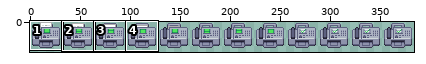
Edited in one commit: sprite sheet (Resources/Textures/Structures/Machines/fax_machine.rsi/inserting.png). Above: a wide view before the commit, with the close-up outlined.
Close-up. Earlier state:
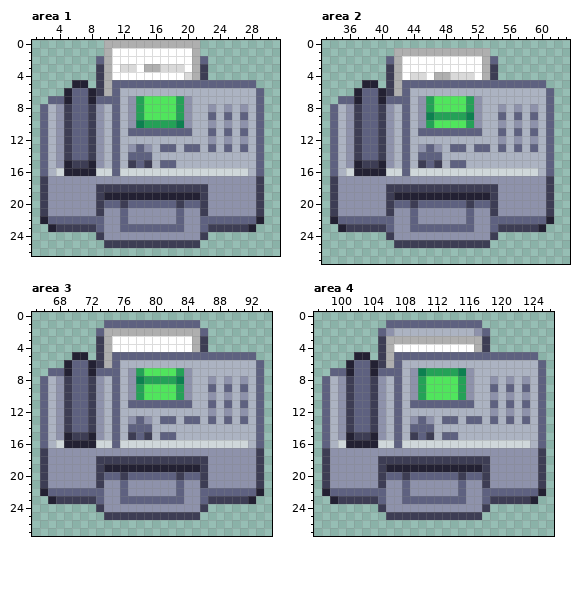
The file is 384x32 pixels. Shown: area 1: x 1..31, y 0..26; area 2: x 33..63, y 0..27; area 3: x 65..94, y 0..27; area 4: x 97..126, y 0..27. The wide view leaves out empty margins. The commit also changed other parts of the picture, which this record leaves out.
Now the later version:
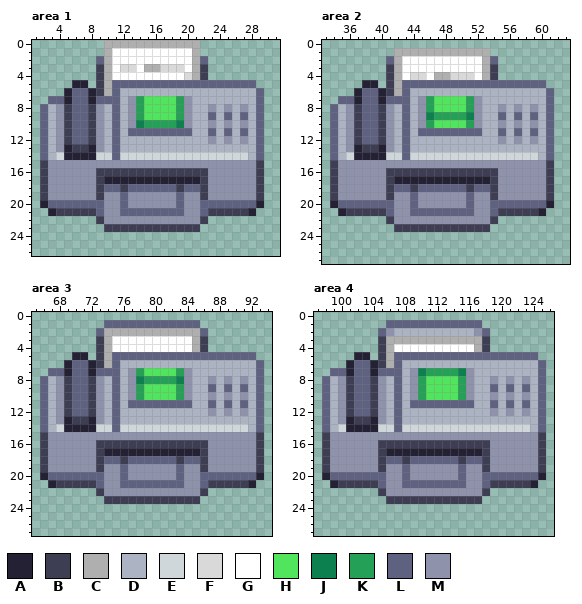
Palette (. is transparent): A #232133  B #3d3d54  C #afafaf  D #acb3c2  E #cfd7da  F #d9d9d9  G #ffffff  H #50e55d  J #0d8050  K #24a157  L #5e6180  M #8e92ab
Changes in this commit:
Area 1:
y 13: x 5..8 BLLB -> ABBA; x 13..15 MLM -> DDD; x 17..18 LL -> DD; x 20..21 LL -> DD; x 23 L -> D; x 25 L -> D; x 27 L -> D
y 14: x 4..10 MBLLBMD -> EAAAAEE; x 12..27 DLLLDDDDDDDDDDDD -> EEEEEEEEEEEEEEEE
y 15: x 2..3 LD -> BM; x 5..8 ABBA -> MMMM; x 10..29 DLDBLBDLLDDDDDDDDDDL -> MMMMMMMMMMMMMMMMMMMB
y 16: x 2..29 LDEAAAAEELEEEEEEEEEEEEEEEEDL -> BMMMMMMBBBBBBBBBBBBBBMMMMMMB
y 17: x 9..22 MMMMMMMMMMMMMM -> BAAAAAAAAAAAAB
y 18: x 10..11 BB -> LL; x 13..18 BBBBBB -> LLLLLL; x 20..21 BB -> LL
y 19: x 10..21 AAAAAAAAAAAA -> MMLMMMMMMLMM
y 20: x 2..29 BMMMMMMBLLBLLLLLLBLLBMMMMMMB -> ALLLLLLLMMLMMMMMMLMMLLLLLLLA
y 21: x 2..9 BMMMMMMB -> .ABBBBBL; x 13..18 MMMMMM -> LLLLLL; x 22..29 BMMMMMMB -> LBBBBBA.
y 22: x 2..9 ALLLLLLL -> .......B; x 12 L -> M; x 19 L -> M; x 22..29 LLLLLLLA -> B.......
y 23: x 3..28 ABBBBBLMMLLLLLLLLMMLBBBBBA -> .......BBBBBBBBBBBB.......
y 24: x 9..22 BMMMMMMMMMMMMB -> ..............
y 25: x 10..21 BBBBBBBBBBBB -> ............
Area 2:
y 13: x 37..40 BLLB -> ABBA; x 45..47 MLM -> DDD; x 49..50 LL -> DD; x 52..53 LL -> DD; x 55 L -> D; x 57 L -> D; x 59 L -> D
y 14: x 36..42 MBLLBMD -> EAAAAEE; x 44..59 DLLLDDDDDDDDDDDD -> EEEEEEEEEEEEEEEE
y 15: x 34..35 LD -> BM; x 37..40 ABBA -> MMMM; x 42..61 DLDBLBDLLDDDDDDDDDDL -> MMMMMMMMMMMMMMMMMMMB
y 16: x 34..61 LDEAAAAEELEEEEEEEEEEEEEEEEDL -> BMMMMMMBBBBBBBBBBBBBBMMMMMMB
y 17: x 41..54 MMMMMMMMMMMMMM -> BAAAAAAAAAAAAB
y 18: x 42..43 BB -> LL; x 45..50 BBBBBB -> LLLLLL; x 52..53 BB -> LL
y 19: x 42..53 AAAAAAAAAAAA -> MMLMMMMMMLMM
y 20: x 34..61 BMMMMMMBLLBLLLLLLBLLBMMMMMMB -> ALLLLLLLMMLMMMMMMLMMLLLLLLLA
y 21: x 34..41 BMMMMMMB -> .ABBBBBL; x 45..50 MMMMMM -> LLLLLL; x 54..61 BMMMMMMB -> LBBBBBA.
y 22: x 34..41 ALLLLLLL -> .......B; x 44 L -> M; x 51 L -> M; x 54..61 LLLLLLLA -> B.......
y 23: x 35..60 ABBBBBLMMLLLLLLLLMMLBBBBBA -> .......BBBBBBBBBBBB.......
y 24: x 41..54 BMMMMMMMMMMMMB -> ..............
y 25: x 42..53 BBBBBBBBBBBB -> ............
Area 3:
y 13: x 69..72 BLLB -> ABBA; x 77..79 MLM -> DDD; x 81..82 LL -> DD; x 84..85 LL -> DD; x 87 L -> D; x 89 L -> D; x 91 L -> D
y 14: x 68..74 MBLLBMD -> EAAAAEE; x 76..91 DLLLDDDDDDDDDDDD -> EEEEEEEEEEEEEEEE
y 15: x 66..67 LD -> BM; x 69..72 ABBA -> MMMM; x 74..93 DLDBLBDLLDDDDDDDDDDL -> MMMMMMMMMMMMMMMMMMMB
y 16: x 66..93 LDEAAAAEELEEEEEEEEEEEEEEEEDL -> BMMMMMMBBBBBBBBBBBBBBMMMMMMB
y 17: x 73..86 MMMMMMMMMMMMMM -> BAAAAAAAAAAAAB
y 18: x 74..75 BB -> LL; x 77..82 BBBBBB -> LLLLLL; x 84..85 BB -> LL
y 19: x 74..85 AAAAAAAAAAAA -> MMLMMMMMMLMM
y 20: x 66..93 BMMMMMMBLLBLLLLLLBLLBMMMMMMB -> ALLLLLLLMMLMMMMMMLMMLLLLLLLA
y 21: x 66..73 BMMMMMMB -> .ABBBBBL; x 77..82 MMMMMM -> LLLLLL; x 86..93 BMMMMMMB -> LBBBBBA.
y 22: x 66..73 ALLLLLLL -> .......B; x 76 L -> M; x 83 L -> M; x 86..93 LLLLLLLA -> B.......
y 23: x 67..92 ABBBBBLMMLLLLLLLLMMLBBBBBA -> .......BBBBBBBBBBBB.......
y 24: x 73..86 BMMMMMMMMMMMMB -> ..............
y 25: x 74..85 BBBBBBBBBBBB -> ............
Area 4:
y 13: x 101..104 BLLB -> ABBA; x 109..111 MLM -> DDD; x 113..114 LL -> DD; x 116..117 LL -> DD; x 119 L -> D; x 121 L -> D; x 123 L -> D
y 14: x 100..106 MBLLBMD -> EAAAAEE; x 108..123 DLLLDDDDDDDDDDDD -> EEEEEEEEEEEEEEEE
y 15: x 98..99 LD -> BM; x 101..104 ABBA -> MMMM; x 106..125 DLDBLBDLLDDDDDDDDDDL -> MMMMMMMMMMMMMMMMMMMB
y 16: x 98..125 LDEAAAAEELEEEEEEEEEEEEEEEEDL -> BMMMMMMBBBBBBBBBBBBBBMMMMMMB
y 17: x 105..118 MMMMMMMMMMMMMM -> BAAAAAAAAAAAAB
y 18: x 106..107 BB -> LL; x 109..114 BBBBBB -> LLLLLL; x 116..117 BB -> LL
y 19: x 106..117 AAAAAAAAAAAA -> MMLMMMMMMLMM
y 20: x 98..125 BMMMMMMBLLBLLLLLLBLLBMMMMMMB -> ALLLLLLLMMLMMMMMMLMMLLLLLLLA
y 21: x 98..105 BMMMMMMB -> .ABBBBBL; x 109..114 MMMMMM -> LLLLLL; x 118..125 BMMMMMMB -> LBBBBBA.
y 22: x 98..105 ALLLLLLL -> .......B; x 108 L -> M; x 115 L -> M; x 118..125 LLLLLLLA -> B.......
y 23: x 99..124 ABBBBBLMMLLLLLLLLMMLBBBBBA -> .......BBBBBBBBBBBB.......
y 24: x 105..118 BMMMMMMMMMMMMB -> ..............
y 25: x 106..117 BBBBBBBBBBBB -> ............
